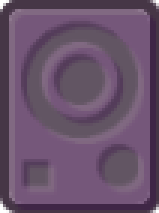
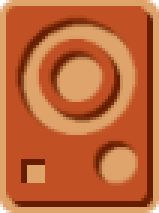
Layer changes from the first 159x213 image to the second:
hid group "grape" (5 layers) over 0, 0, 159, 213
showed group "yellow" (3 layers) over 0, 0, 159, 213
renamed "rhythmbox shadow #4" to "rhythmbox #4", painted on it over 6, 6, 153, 201
renamed "rhythmbox #4" to "rhythmbox shadow #4", painted on it over 12, 12, 159, 207
renamed "labels #4" to "background #4", painted on it over 0, 0, 159, 213
